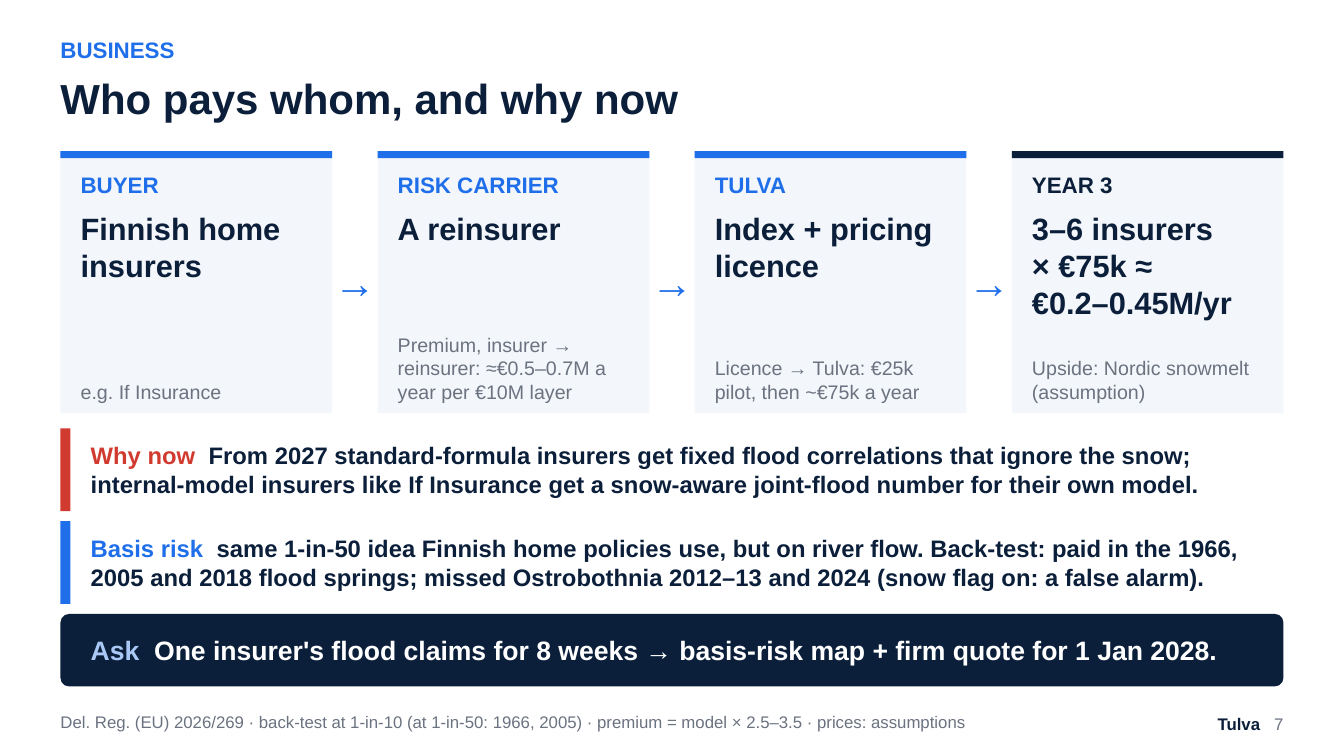
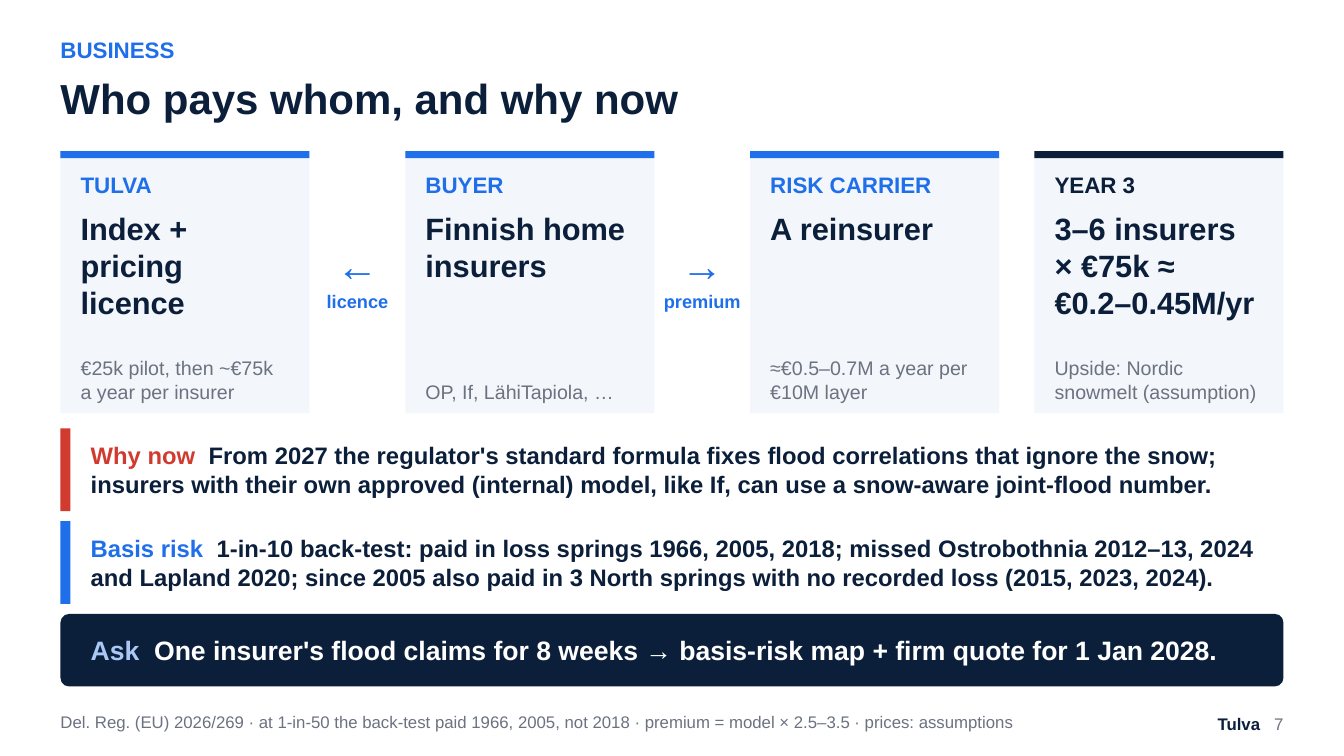
Before and after one commit to Zawaer/tulva, a slide deck: slide 7 of deck/Tulva_QxF2026.pptx. Drawn at 1344x756 pixels with LibreOffice and Linux fonts; fonts in the diff are those of the drawing. Boxes give left, top, right and bottom in pixels: in the first picture for what was removed or moved away, otherwise in the second. Text is boxed around its words. In the diff, an @@ line names an element or a change of style, - is before the commit and + after.

```diff
--- a/deck/Tulva_QxF2026.pptx
+++ b/deck/Tulva_QxF2026.pptx
@@ rectangle resized from (x1=60, y1=151, x2=333, y2=413) to (x1=60, y1=151, x2=310, y2=413) @@
@@ rectangle resized from (x1=60, y1=151, x2=333, y2=158) to (x1=60, y1=151, x2=310, y2=158) @@
@@ text "TULVA" moved from (x1=715, y1=177, x2=786, y2=194) to (x1=81, y1=177, x2=152, y2=194) @@
@@ rectangle resized from (x1=378, y1=151, x2=650, y2=413) to (x1=405, y1=151, x2=654, y2=413) @@
@@ rectangle resized from (x1=378, y1=151, x2=650, y2=158) to (x1=405, y1=151, x2=654, y2=158) @@
@@ text "BUYER" moved from (x1=81, y1=177, x2=159, y2=194) to (x1=425, y1=177, x2=503, y2=194) @@
@@ rectangle resized from (x1=695, y1=151, x2=967, y2=413) to (x1=750, y1=151, x2=999, y2=413) @@
@@ rectangle resized from (x1=695, y1=151, x2=967, y2=158) to (x1=750, y1=151, x2=999, y2=158) @@
@@ text "RISK CARRIER" moved from (x1=398, y1=177, x2=559, y2=194) to (x1=770, y1=177, x2=932, y2=194) @@
@@ rectangle resized from (x1=1012, y1=151, x2=1285, y2=413) to (x1=1034, y1=151, x2=1284, y2=413) @@
@@ rectangle resized from (x1=1012, y1=151, x2=1285, y2=158) to (x1=1034, y1=151, x2=1284, y2=158) @@
@@ text "YEAR 3" moved from (x1=1032, y1=177, x2=1112, y2=194) to (x1=1055, y1=177, x2=1135, y2=194) @@
@@ text "Index + pricing licence" rewrapped from (x1=715, y1=217, x2=932, y2=278) to (x1=81, y1=217, x2=185, y2=315) @@
@@ text at (x1=310, y1=237, x2=405, y2=292): text changed @@
-→
+←
@@ text "Finnish home insurers" moved from (x1=81, y1=217, x2=280, y2=278) to (x1=425, y1=217, x2=625, y2=278) @@
@@ text "→" rewrapped from (x1=649, y1=252, x2=695, y2=313) to (x1=654, y1=237, x2=750, y2=292) @@
@@ text "A reinsurer" moved from (x1=398, y1=217, x2=560, y2=241) to (x1=770, y1=217, x2=933, y2=241) @@
@@ text "3–6 insurers" moved from (x1=1032, y1=217, x2=1232, y2=319) to (x1=1055, y1=217, x2=1255, y2=319) @@
@@ text removed at (x1=967, y1=252, x2=1012, y2=313) @@
-→
@@ text added at (x1=327, y1=294, x2=389, y2=308), 13 pt, text #1F6FEB, bold @@
+licence
@@ text added at (x1=664, y1=294, x2=741, y2=312), 13 pt, text #1F6FEB, bold @@
+premium
@@ text "Upside: Nordic snowmelt (assumption)" rewrapped from (x1=1032, y1=361, x2=1249, y2=403) to (x1=1055, y1=361, x2=1256, y2=403) @@
@@ text at (x1=81, y1=361, x2=273, y2=403): text changed @@
-Licence → Tulva: €25k pilot, then ~€75k a year
+€25k pilot, then ~€75k a year per insurer
@@ text removed at (x1=81, y1=385, x2=221, y2=403) @@
-e.g. If Insurance
@@ text added at (x1=425, y1=385, x2=589, y2=403), 14 pt, text #6B7280 @@
+OP, If, LähiTapiola, …
@@ text at (x1=770, y1=361, x2=967, y2=403): text changed @@
-Premium, insurer → reinsurer: ≈€0.5–0.7M a year per €10M layer
+≈€0.5–0.7M a year per €10M layer
@@ text at (x1=91, y1=446, x2=1216, y2=498): text changed @@
-Why now From 2027 standard-formula insurers get fixed flood correlations that ignore the snow; internal-model insurers like If Insurance get a snow-aware joint-flood number for their own model.
+Why now From 2027 the regulator's standard formula fixes flood correlations that ignore the snow; insurers with their own approved (internal) model, like If, can use a snow-aware joint-flood number.
@@ text at (x1=91, y1=539, x2=1253, y2=591): text changed @@
-Basis risk same 1-in-50 idea Finnish home policies use, but on river flow. Back-test: paid in the 1966, 2005 and 2018 flood springs; missed Ostrobothnia 2012–13 and 2024 (snow flag on: a false alarm).
+Basis risk 1-in-10 back-test: paid in loss springs 1966, 2005, 2018; missed Ostrobothnia 2012–13, 2024 and Lapland 2020; since 2005 also paid in 3 North springs with no recorded loss (2015, 2023, 2024).
@@ text at (x1=60, y1=716, x2=1013, y2=732): text changed @@
-Del. Reg. (EU) 2026/269 · back-test at 1-in-10 (at 1-in-50: 1966, 2005) · premium = model × 2.5–3.5 · prices: assumptions
+Del. Reg. (EU) 2026/269 · at 1-in-50 the back-test paid 1966, 2005, not 2018 · premium = model × 2.5–3.5 · prices: assumptions
```
Also in this commit, not shown: 5 other slides changed, 23 other files.
